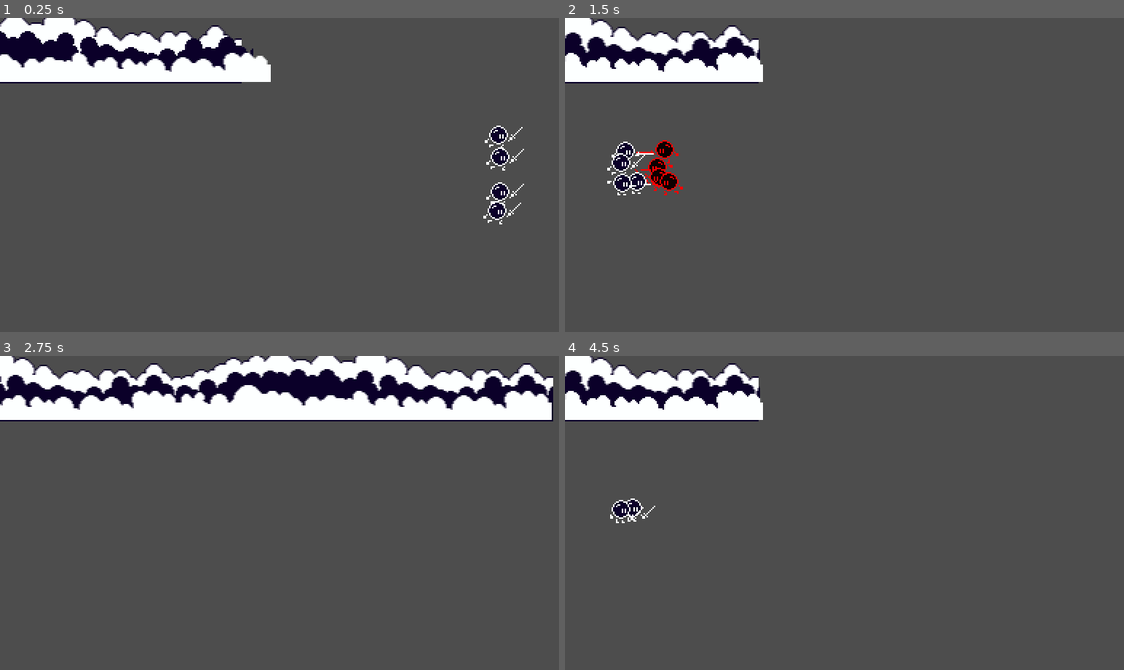
Above: before the commit, frames 1-4 (two rows, left to right).
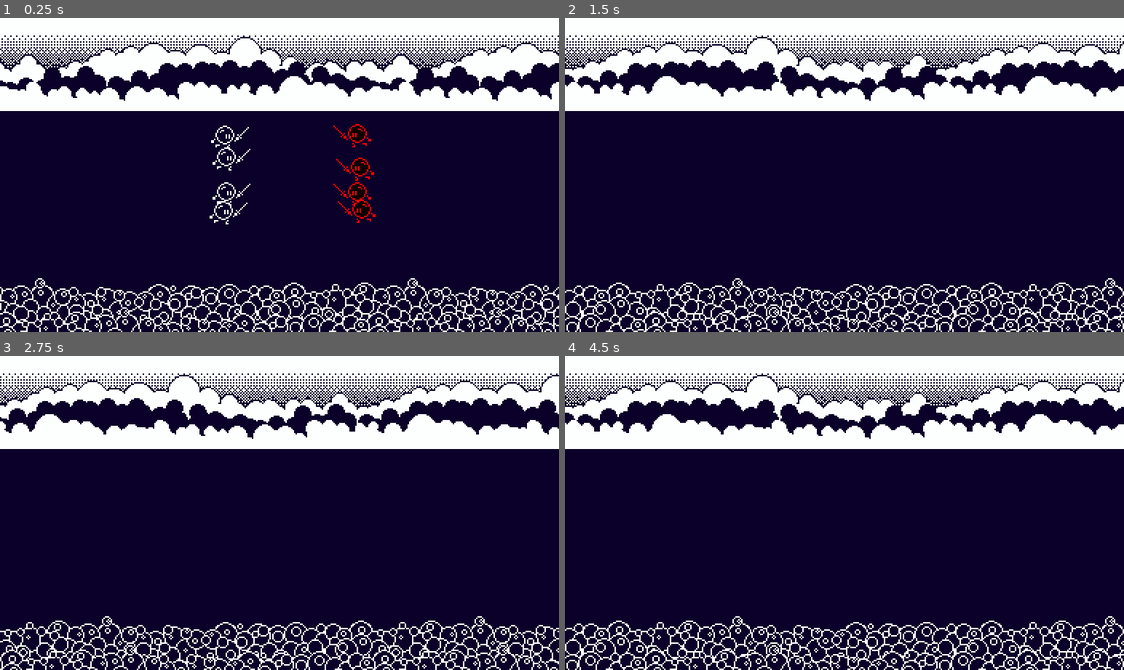
Above: after the commit, the same moments.

Repository: haztro/bubble-game
Game: Godot game, scene res://world/world.tscn
Same seed, same stepped clock (60 frames per second), same inputs: the game is played once before the commit and once after it. This scene is started directly instead of the project's main scene.
Inputs:
- Up to frame 1 (0.25 s): no input
- Up to frame 2 (1.5 s): hold Right (ui_right) 0.53-1.28 s; hold Left (ui_left) from 1.28 s (still down)
- Up to frame 3 (2.75 s): release Left (ui_left) at 2.03 s; hold Right (ui_right) from 2.03 s (still down)
- Up to frame 4 (4.5 s): release Right (ui_right) at 3.53 s; hold Left (ui_left) from 3.53 s (still down)

The runs differ from the first frame. In frame 1, 96% of the frame differs, in the area x 0-100%, y 0-100%; in frame 2, 97%; in frame 3, 92%; in frame 4, 97%.

Commit message:
adding parallax

Diff:
--- a/world/world.tscn
+++ b/world/world.tscn
@@ -1,68 +1,163 @@
-[gd_scene load_steps=7 format=3 uid="uid://culw1vdkufdxd"]
+[gd_scene load_steps=9 format=3 uid="uid://culw1vdkufdxd"]
 
 [ext_resource type="Script" path="res://world/world.gd" id="1_k30sl"]
 [ext_resource type="PackedScene" uid="uid://cvrsny1i6lt7k" path="res://units/bubble_small.tscn" id="2_x5ge1"]
 [ext_resource type="Texture2D" uid="uid://cektagi7s32au" path="res://assets/environment/mountain3.png" id="3_i4clw"]
 [ext_resource type="Script" path="res://world/camera_2d.gd" id="3_s5lb3"]
 [ext_resource type="Texture2D" uid="uid://c6n3pfapjfxar" path="res://assets/environment/mountain2.png" id="4_a1vps"]
+[ext_resource type="Texture2D" uid="uid://ds0xm4ddld286" path="res://assets/environment/sky.png" id="4_s2aod"]
 [ext_resource type="Texture2D" uid="uid://blnoq1hry8eod" path="res://assets/environment/mountain1.png" id="5_78stl"]
+[ext_resource type="Texture2D" uid="uid://517p5ns0a20q" path="res://assets/environment/foreground1.png" id="8_iox6r"]
 
 [node name="world" type="Node2D"]
 y_sort_enabled = true
 script = ExtResource("1_k30sl")
 
 [node name="bubble5" parent="." groups=["enemy"] instance=ExtResource("2_x5ge1")]
-position = Vector2(57, -26)
+position = Vector2(-131, -26)
 is_enemy = true
 
 [node name="bubble6" parent="." groups=["enemy"] instance=ExtResource("2_x5ge1")]
-position = Vector2(58, -6)
+position = Vector2(-130, -6)
 is_enemy = true
 
 [node name="bubble7" parent="." groups=["enemy"] instance=ExtResource("2_x5ge1")]
-position = Vector2(57, 14)
+position = Vector2(-131, 14)
 is_enemy = true
 
 [node name="bubble8" parent="." groups=["enemy"] instance=ExtResource("2_x5ge1")]
-position = Vector2(58, 34)
+position = Vector2(-130, 34)
 is_enemy = true
 
 [node name="bubble" parent="." groups=["human"] instance=ExtResource("2_x5ge1")]
-position = Vector2(-48, -28)
+position = Vector2(-236, -28)
 
 [node name="bubble2" parent="." groups=["human"] instance=ExtResource("2_x5ge1")]
-position = Vector2(-48, -6)
+position = Vector2(-236, -6)
 
 [node name="bubble3" parent="." groups=["human"] instance=ExtResource("2_x5ge1")]
-position = Vector2(-48, 14)
+position = Vector2(-236, 14)
 
 [node name="bubble4" parent="." groups=["human"] instance=ExtResource("2_x5ge1")]
-position = Vector2(-48, 36)
+position = Vector2(-236, 36)
 
 [node name="Camera2D" type="Camera2D" parent="."]
 position = Vector2(-192, 0)
 script = ExtResource("3_s5lb3")
 
-[node name="cloud1" type="Parallax2D" parent="."]
-scroll_scale = Vector2(0.1, 1)
-repeat_size = Vector2(256, 0)
-repeat_times = 2
+[node name="ParallaxBG" type="Node2D" parent="."]
+z_index = -10
+position = Vector2(128, 128)
 
-[node name="Sprite2D" type="Sprite2D" parent="cloud1"]
+[node name="Sky" type="Parallax2D" parent="ParallaxBG"]
+scroll_scale = Vector2(0.05, 0)
+repeat_size = Vector2(768, 0)
+
+[node name="Sky_1" type="Sprite2D" parent="ParallaxBG/Sky"]
+texture_filter = 1
+texture = ExtResource("4_s2aod")
+offset = Vector2(-256, 0)
+
+[node name="Sky_2" type="Sprite2D" parent="ParallaxBG/Sky"]
+texture_filter = 1
+texture = ExtResource("4_s2aod")
+
+[node name="Sky_3" type="Sprite2D" parent="ParallaxBG/Sky"]
+texture_filter = 1
+texture = ExtResource("4_s2aod")
+offset = Vector2(256, 0)
+
+[node name="Mountain3" type="Parallax2D" parent="ParallaxBG"]
+scroll_scale = Vector2(0.1, 0)
+repeat_size = Vector2(768, 0)
+
+[node name="Mountain3_1" type="Sprite2D" parent="ParallaxBG/Mountain3"]
+texture_filter = 1
+texture = ExtResource("3_i4clw")
+offset = Vector2(-256, 0)
+
+[node name="Mountain3_2" type="Sprite2D" parent="ParallaxBG/Mountain3"]
+texture_filter = 1
 texture = ExtResource("3_i4clw")
 
-[node name="cloud2" type="Parallax2D" parent="."]
-scroll_scale = Vector2(0.12, 1)
-repeat_size = Vector2(256, 0)
-repeat_times = 2
+[node name="Mountain3_3" type="Sprite2D" parent="ParallaxBG/Mountain3"]
+texture_filter = 1
+texture = ExtResource("3_i4clw")
+offset = Vector2(256, 0)
 
-[node name="Sprite2D" type="Sprite2D" parent="cloud2"]
+[node name="Mountain2" type="Parallax2D" parent="ParallaxBG"]
+scroll_scale = Vector2(0.2, 0)
+repeat_size = Vector2(768, 0)
+
+[node name="Mountain2_1" type="Sprite2D" parent="ParallaxBG/Mountain2"]
+texture_filter = 1
+texture = ExtResource("4_a1vps")
+offset = Vector2(-256, 0)
+
+[node name="Mountain2_2" type="Sprite2D" parent="ParallaxBG/Mountain2"]
+texture_filter = 1
 texture = ExtResource("4_a1vps")
 
-[node name="cloud3" type="Parallax2D" parent="."]
-scroll_scale = Vector2(0.15, 1)
-repeat_size = Vector2(256, 0)
-repeat_times = 2
+[node name="Mountain2_3" type="Sprite2D" parent="ParallaxBG/Mountain2"]
+texture_filter = 1
+texture = ExtResource("4_a1vps")
+offset = Vector2(256, 0)
 
-[node name="Sprite2D" type="Sprite2D" parent="cloud3"]
+[node name="Mountain1" type="Parallax2D" parent="ParallaxBG"]
+scroll_scale = Vector2(0.4, 0)
+repeat_size = Vector2(768, 0)
+
+[node name="Mountain1_1" type="Sprite2D" parent="ParallaxBG/Mountain1"]
+texture_filter = 1
 texture = ExtResource("5_78stl")
+offset = Vector2(-256, 0)
+
+[node name="Mountain1_2" type="Sprite2D" parent="ParallaxBG/Mountain1"]
+texture_filter = 1
+texture = ExtResource("5_78stl")
+
+[node name="Mountain1_3" type="Sprite2D" parent="ParallaxBG/Mountain1"]
+texture_filter = 1
+texture = ExtResource("5_78stl")
+offset = Vector2(256, 0)
+
+[node name="ParallaxFG" type="Node2D" parent="."]
+z_index = 10
+position = Vector2(128, 128)
+
+[node name="FG1" type="Parallax2D" parent="ParallaxFG"]
+scroll_scale = Vector2(0.5, 0)
+repeat_size = Vector2(768, 0)
+
+[node name="FG_1" type="Sprite2D" parent="ParallaxFG/FG1"]
+texture_filter = 1
+texture = ExtResource("8_iox6r")
+offset = Vector2(-256, 0)
+
+[node name="FG_2" type="Sprite2D" parent="ParallaxFG/FG1"]
+texture_filter = 1
+texture = ExtResource("8_iox6r")
+
+[node name="FG_3" type="Sprite2D" parent="ParallaxFG/FG1"]
+texture_filter = 1
+texture = ExtResource("8_iox6r")
+offset = Vector2(256, 0)
+
+[node name="FG2" type="Parallax2D" parent="ParallaxFG"]
+scroll_scale = Vector2(0.6, 0)
+scroll_offset = Vector2(20, 20)
+repeat_size = Vector2(768, 0)
+
+[node name="FG_1" type="Sprite2D" parent="ParallaxFG/FG2"]
+texture_filter = 1
+texture = ExtResource("8_iox6r")
+offset = Vector2(-256, 0)
+
+[node name="FG_2" type="Sprite2D" parent="ParallaxFG/FG2"]
+texture_filter = 1
+texture = ExtResource("8_iox6r")
+
+[node name="FG_3" type="Sprite2D" parent="ParallaxFG/FG2"]
+texture_filter = 1
+texture = ExtResource("8_iox6r")
+offset = Vector2(256, 0)
Binary file changed: assets/environment/environment.aseprite
